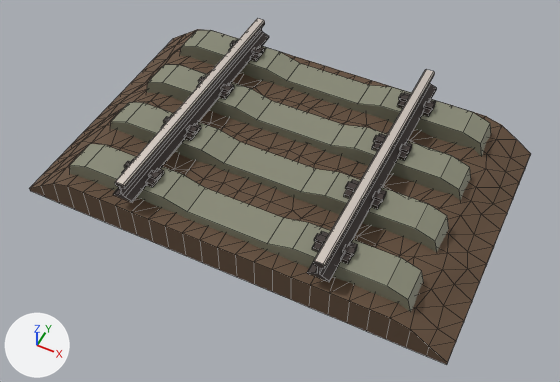
Before and after pictures for a commit that changed the FBX model unity/Assets/Models/Paths/p431/track_close.fbx.
Camera for both pictures: a camera (50 mm lens) standing at (1.75, -2.59, 4.1) and looking at (0.07, 0.78, -0.11). Every picture has the same lights, and +X, +Y and +Z are marked at lower left. The first picture is the older version. Mesh edges are drawn as thin lines. Where no turn or scale is listed for an object, it has been applied to the vertices.

In view in the first picture: 'p411_TrackClose.001'.
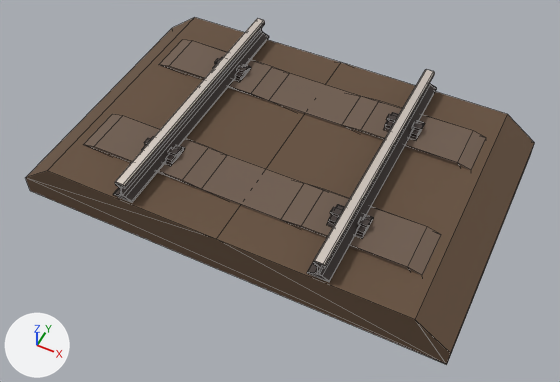
Location of each change, (x1, y1, x2, y2) in pixels of the pictures (560 x 382 px; the box of a moved part takes in the faces that stretch with it):
'p411_TrackClose.001', reshaped
    before: (29, 18, 531, 365)
    after: (26, 17, 534, 365)
part 1 of me_p411_trackclose_001, moved or reshaped
    before: (124, 161, 132, 168)
    after: (144, 138, 152, 145)
part 2 of me_p411_trackclose_001, moved or reshaped
    before: (146, 168, 164, 187)
    after: (166, 145, 183, 163)
part 3 of me_p411_trackclose_001, moved or reshaped
    before: (148, 170, 161, 180)
    after: (168, 147, 180, 156)
part 4 of me_p411_trackclose_001, added
    after: (327, 205, 374, 238)
part 5 of me_p411_trackclose_001, moved or reshaped
    before: (312, 231, 329, 252)
    after: (328, 204, 345, 224)
part 6 of me_p411_trackclose_001, moved or reshaped
    before: (314, 233, 327, 244)
    after: (330, 207, 343, 217)
part 7 of me_p411_trackclose_001, moved or reshaped
    before: (341, 242, 358, 264)
    after: (356, 214, 372, 235)
part 8 of me_p411_trackclose_001, moved or reshaped
    before: (343, 245, 356, 256)
    after: (358, 217, 371, 228)
part 9 of me_p411_trackclose_001, moved or reshaped
    before: (198, 77, 205, 83)
    after: (215, 58, 221, 64)
part 10 of me_p411_trackclose_001, moved or reshaped
    before: (219, 83, 234, 99)
    after: (235, 64, 250, 79)
part 11 of me_p411_trackclose_001, moved or reshaped
    before: (221, 84, 232, 93)
    after: (237, 65, 248, 73)
part 12 of me_p411_trackclose_001, added
    after: (384, 123, 425, 140)
part 13 of me_p411_trackclose_001, moved or reshaped
    before: (372, 134, 386, 151)
    after: (385, 112, 399, 129)
part 14 of me_p411_trackclose_001, moved or reshaped
    before: (374, 135, 385, 144)
    after: (386, 114, 398, 122)
part 15 of me_p411_trackclose_001, moved or reshaped
    before: (398, 142, 412, 160)
    after: (411, 120, 424, 137)
part 16 of me_p411_trackclose_001, moved or reshaped
    before: (400, 144, 412, 153)
    after: (412, 122, 424, 131)
part 17 of me_p411_trackclose_001, rebuilt
    before: (180, 30, 491, 156)
    after: (159, 40, 486, 170)
part 18 of me_p411_trackclose_001, rebuilt
    before: (70, 144, 423, 312)
    after: (83, 114, 441, 276)
part 19 of me_p411_trackclose_001, deleted
    before: (110, 40, 471, 252)
part 20 of me_p411_trackclose_001, built on
    before: (29, 29, 531, 365)
    after: (26, 17, 534, 365)

Edits to the bpy script that builds the scene:
```text
Change me_p411_trackclose_001:
    remove me_p411_trackclose_001.from_pydata(...)  # 797 vertices, 925 faces; spans x -1.6..1.6, y 0.0..2.0, z -0.16..0.35
    remove me_p411_trackclose_001.materials.append(mat_path_concrete)  # grey #888976
    add me_p411_trackclose_001.from_pydata(...)  # 278 vertices, 277 faces; spans x -1.6..1.6, y 0.0..2.0, z -0.16..0.35
    me_p411_trackclose_001 part 1: the loose piece of 8 vertices spanning x -0.85..-0.78, y 0.23..0.28, z 0.23..0.25 is moved by (0.0, 0.25, 0.0)
    me_p411_trackclose_001 part 2: the loose piece of 8 vertices spanning x -0.64..-0.59, y 0.18..0.32, z 0.2..0.23 is moved by (0.0, 0.25, 0.0)
    me_p411_trackclose_001 part 3: the loose piece of 8 vertices spanning x -0.65..-0.58, y 0.23..0.28, z 0.23..0.25 is moved by (0.0, 0.25, 0.0)
    me_p411_trackclose_001 part 4: a new loose piece, a box spanning x 0.592..0.842, y 0.405..0.595, z 0.196..0.206, in mat_path_rail_metal (dark grey #413734)
    me_p411_trackclose_001 part 5: the loose piece of 8 vertices spanning x 0.59..0.64, y 0.18..0.32, z 0.2..0.23 is moved by (0.0, 0.25, 0.0)
    me_p411_trackclose_001 part 6: the loose piece of 8 vertices spanning x 0.58..0.65, y 0.23..0.28, z 0.23..0.25 is moved by (0.0, 0.25, 0.0)
    me_p411_trackclose_001 part 7: the loose piece of 8 vertices spanning x 0.79..0.84, y 0.18..0.32, z 0.2..0.23 is moved by (0.0, 0.25, 0.0)
    me_p411_trackclose_001 part 8: the loose piece of 8 vertices spanning x 0.78..0.85, y 0.23..0.28, z 0.23..0.25 is moved by (0.0, 0.25, 0.0)
    me_p411_trackclose_001 part 9: the loose piece of 8 vertices spanning x -0.85..-0.78, y 1.23..1.27, z 0.23..0.25 is moved by (0.0, 0.25, 0.0)
    me_p411_trackclose_001 part 10: the loose piece of 8 vertices spanning x -0.64..-0.59, y 1.18..1.32, z 0.2..0.23 is moved by (0.0, 0.25, 0.0)
    me_p411_trackclose_001 part 11: the loose piece of 8 vertices spanning x -0.65..-0.58, y 1.23..1.27, z 0.23..0.25 is moved by (0.0, 0.25, 0.0)
    me_p411_trackclose_001 part 12: a new loose piece, a box spanning x 0.592..0.842, y 1.405..1.595, z 0.196..0.206, in mat_path_rail_metal (dark grey #413734)
    me_p411_trackclose_001 part 13: the loose piece of 8 vertices spanning x 0.59..0.64, y 1.18..1.32, z 0.2..0.23 is moved by (0.0, 0.25, 0.0)
    me_p411_trackclose_001 part 14: the loose piece of 8 vertices spanning x 0.58..0.65, y 1.23..1.27, z 0.23..0.25 is moved by (0.0, 0.25, 0.0)
    me_p411_trackclose_001 part 15: the loose piece of 8 vertices spanning x 0.79..0.84, y 1.18..1.32, z 0.2..0.23 is moved by (0.0, 0.25, 0.0)
    me_p411_trackclose_001 part 16: the loose piece of 8 vertices spanning x 0.78..0.85, y 1.23..1.27, z 0.23..0.25 is moved by (0.0, 0.25, 0.0)
    me_p411_trackclose_001 part 17: the loose piece of 20 vertices spanning x -1.3..1.3, y 1.63..1.87, z 0.0..0.2 is rebuilt with 20 vertices and now spans x -1.32..1.32, y 1.32..1.68, z 0.0..0.2, in mat_mat_rail_sleeper (brown #6f5d50)
    me_p411_trackclose_001 part 18: the loose piece of 20 vertices spanning x -1.3..1.3, y 0.13..0.37, z 0.0..0.2 is rebuilt with 20 vertices and now spans x -1.32..1.32, y 0.32..0.68, z 0.0..0.2, in mat_mat_rail_sleeper (brown #6f5d50)
    me_p411_trackclose_001 part 19: 18 loose pieces with 168 vertices, spanning x -1.3..1.3, y 0.63..1.82, z 0.0..0.25, are deleted
    me_p411_trackclose_001 part 20: 393 vertices removed from x -1.6..1.6, y 0.0..2.0, z -0.16..0.09; 10 vertices added at x -1.6..1.6, y 0.0..2.0, z -0.02..0.17
    other edits to the shape of me_p411_trackclose_001 do not show in these pictures
    add me_p411_trackclose_001.materials.append(mat_mat_rail_sleeper)  # brown #6f5d50
```
